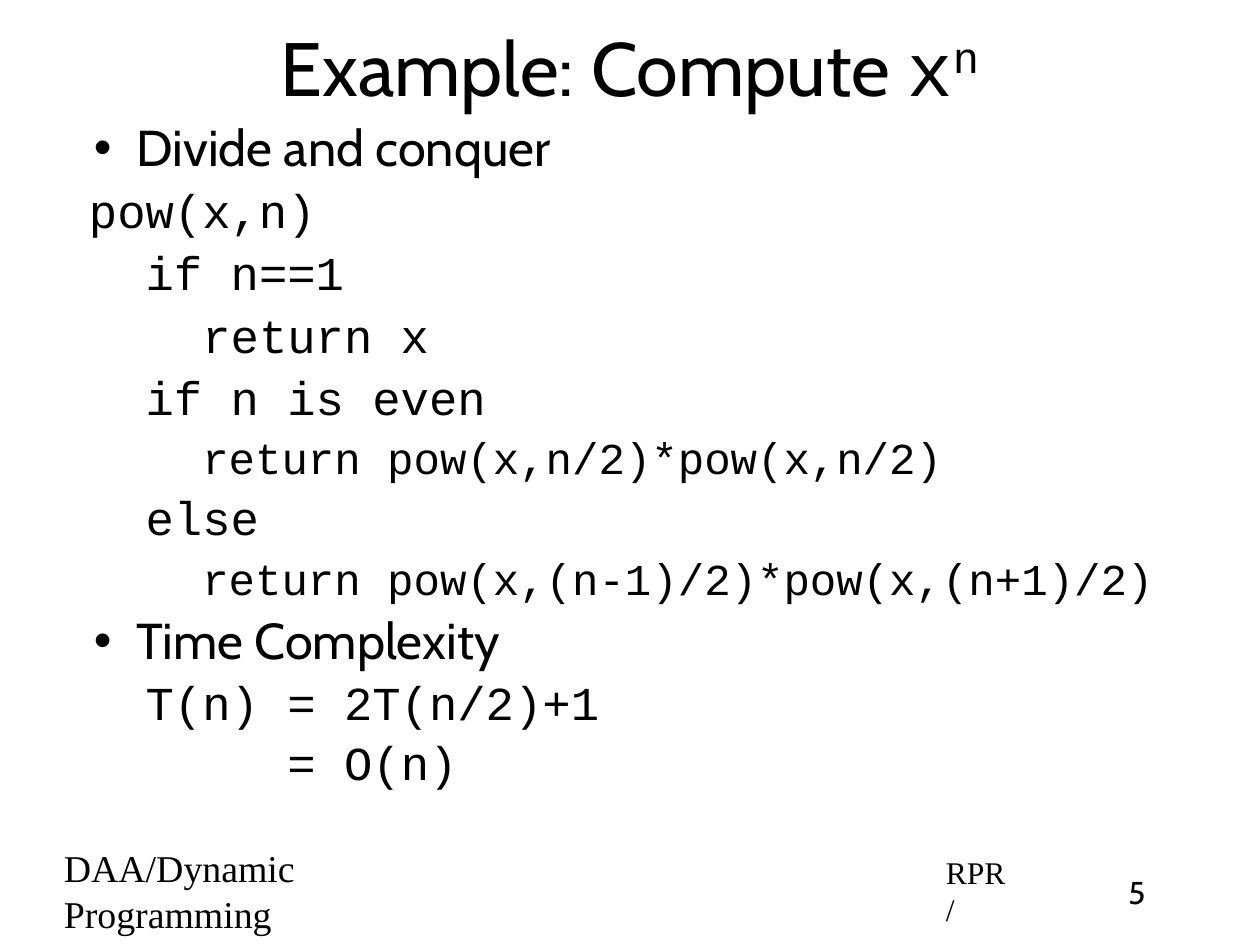
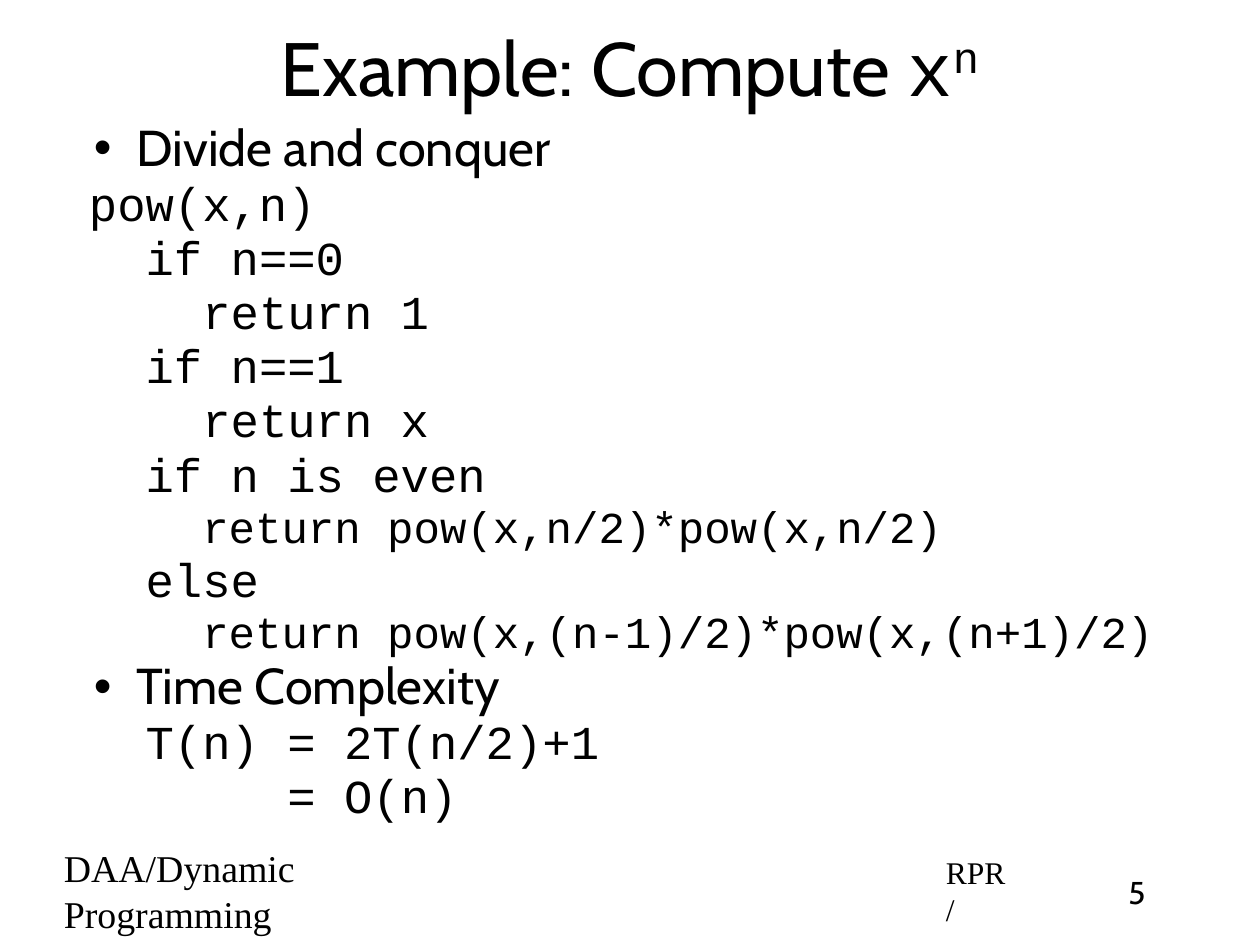
Before and after one commit to rprustagi/2019-17CS43-DAA, a slide deck: slide 5 of Slides-RPR/2019-H1-DAA-L31-DynProg-Intro.pptx. Drawn at 1260x945 pixels with LibreOffice and Linux fonts; fonts in the diff are those of the drawing. Boxes give left, top, right and bottom in pixels: in the first picture for what was removed or moved away, otherwise in the second. Text is boxed around its words. In the diff, an @@ line names an element or a change of style, - is before the commit and + after.

```diff
--- a/Slides-RPR/2019-H1-DAA-L31-DynProg-Intro.pptx
+++ b/Slides-RPR/2019-H1-DAA-L31-DynProg-Intro.pptx
@@ text at [89,128,1153,823]: less space between paragraphs @@
@@ text at [146,241,429,330]: paragraphs added @@
+    if n==0
+        return 1
```
Also in this commit, not shown: 1 other slide changed, 2 other files.
